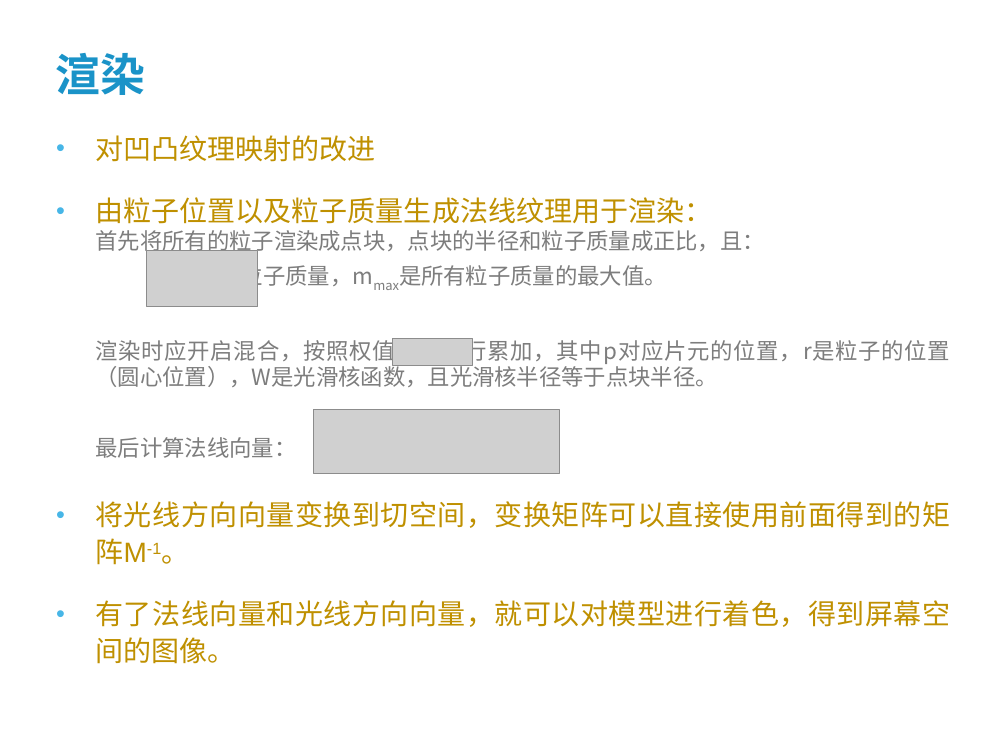
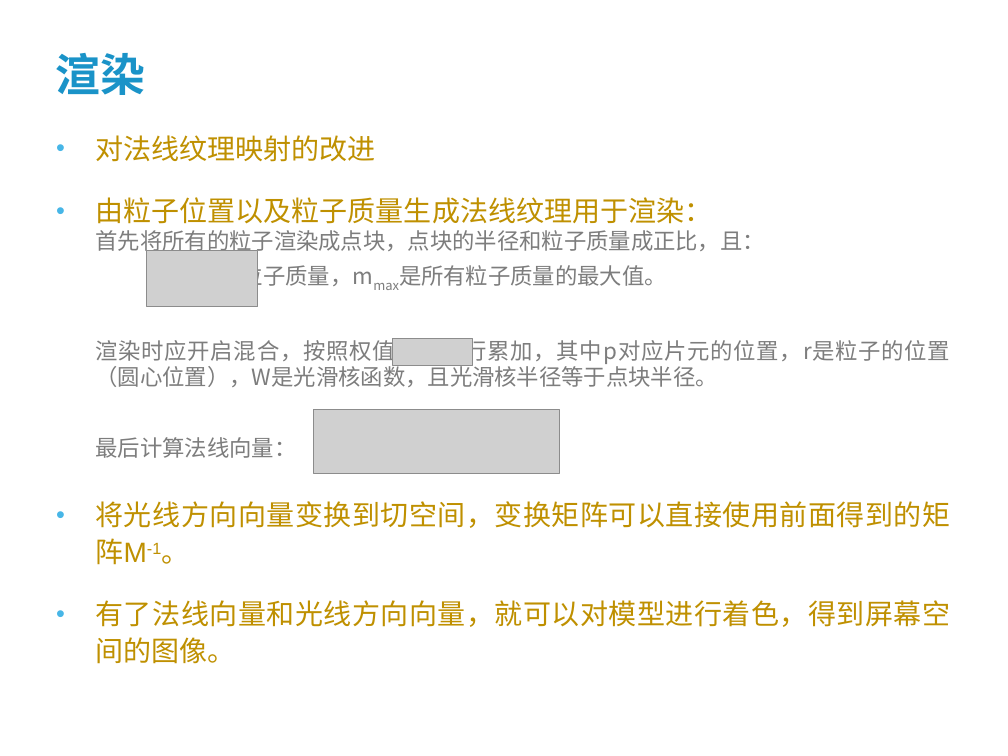
Before and after one commit to wsxmm1153/dissertation, a slide deck: slide 14 of paper/答辩讲稿.ppt. Drawn at 1008x756 pixels with LibreOffice and Linux fonts; fonts in the diff are those of the drawing; grey boxes stand for pictures; background and template pictures are left out. Boxes give left, top, right and bottom in pixels: in the first picture for what was removed or moved away, otherwise in the second. Text is boxed around its words. In the diff, an @@ line names an element or a change of style, - is before the commit and + after.

```diff
--- a/paper/答辩讲稿.ppt
+++ b/paper/答辩讲稿.ppt
@@ text at (95,135,375,162): text changed @@
-• 对凹凸纹理映射的改进
+• 对法线纹理映射的改进
```
Also in this commit, not shown: 8 other slides changed, 18 slides added, 1 slide removed, 2 other files.
